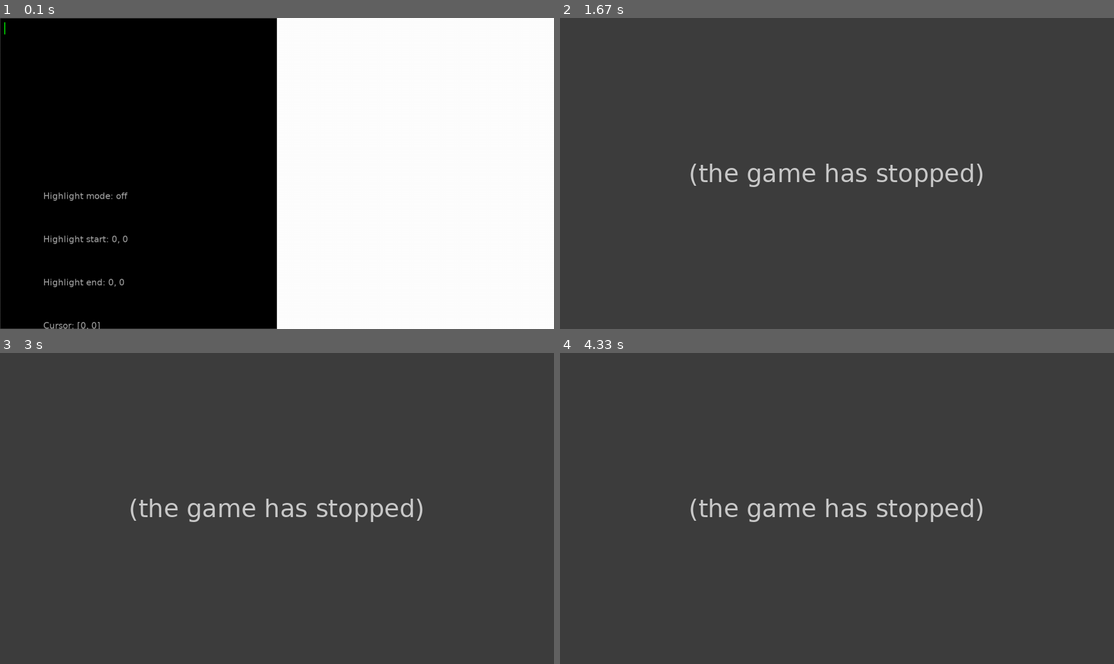
Above: before the commit, frames 1-4 (two rows, left to right).
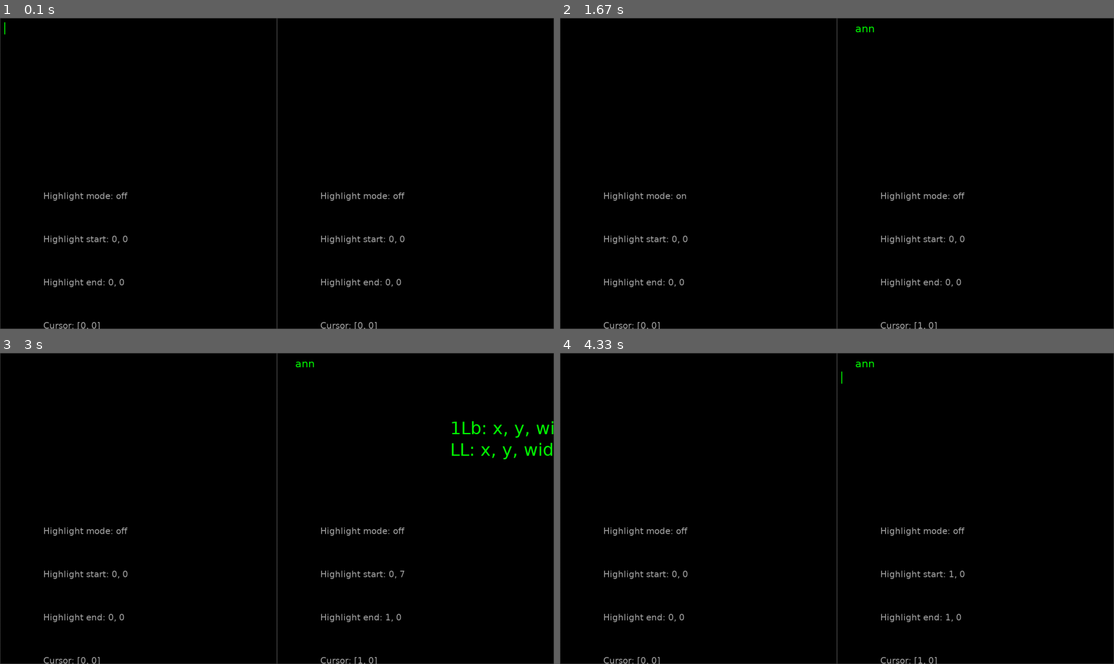
Above: after the commit, the same moments.

Repository: KentaF1202/Pygame_UI
Game: pygame game, started from main.py
Same seed, same stepped clock (60 frames per second), same inputs: the game is played once before the commit and once after it.
Inputs (mouse positions are in pixels of both pictures, inside the frame that each line leads up to):
- Up to frame 1 (0.1 s): no input
- Up to frame 2 (1.67 s): press the mouse at (975, 173) at 0.37 s; move the mouse to (931, 136) at 0.47 s; release the mouse at (886, 98) at 0.6 s; tap Tab at 0.67 s; type "ann" at 1 s; tap Enter at 1.33 s; press the mouse at (698, 173) at 1.58 s
- Up to frame 3 (3 s): move the mouse to (149, 483) at 1.68 s; release the mouse at (160, 458) at 1.82 s; press the mouse at (415, 508) at 1.92 s; move the mouse to (337, 564) at 2.02 s; release the mouse at (265, 620) at 2.15 s; tap Backspace at 2.22 s; press the mouse at (415, 508) at 2.58 s; move the mouse to (382, 471) at 2.68 s; release the mouse at (354, 433) at 2.82 s; tap Enter at 2.88 s
- Up to frame 4 (4.33 s): press the mouse at (975, 508) at 3.25 s; move the mouse to (881, 458) at 3.35 s; release the mouse at (787, 408) at 3.48 s; press the mouse at (698, 508) at 3.58 s; move the mouse to (692, 555) at 3.68 s; release the mouse at (692, 604) at 3.82 s; press the mouse at (975, 508) at 3.92 s; move the mouse to (925, 499) at 4.02 s; release the mouse at (881, 489) at 4.15 s; hold Right from 4.22 s (still down)

The runs differ from the first frame. In frame 1, 50% of the frame differs, in the area x 50-100%, y 0-100%; in frame 2, 99%; in frame 3, 99%; in frame 4, 99%, in the area x 0-100%, y 0-100%.
Error before the commit: AttributeError: 'NoneType' object has no attribute 'copy' (text_editor.py line 331); the game stopped at 1.58 s (later frames are placeholders)

Commit message:
finally all highlighting works woohoo

Diff:
--- a/main.py
+++ b/main.py
@@ -50,6 +50,10 @@
     text_editor_surface.set_active()
     text_editor_surface.set_border()
 
+    te2_rect = ((WIDTH - cfg.WINDOW_OFFSET_X) // 2, 0, (WIDTH - cfg.WINDOW_OFFSET_X) // 2, HEIGHT - cfg.WINDOW_OFFSET_Y)
+    te2_surface = text_editor.Surface(te2_rect)
+    te2_surface.set_border()
+
     # Game loop
     while running:
         # Event handler
@@ -65,7 +69,12 @@
                 if event.button == 1:
                     if collision(mouse_pos, text_editor_rect):
                         text_editor_surface.set_active()
+                        te2_surface.set_inactive()
+                    elif collision(mouse_pos, te2_rect):
+                        te2_surface.set_active()
+                        text_editor_surface.set_inactive()
                     else:
+                        te2_surface.set_inactive()
                         text_editor_surface.set_inactive()
                 elif event.button == 3:
                     print("Right click pressed")
@@ -80,10 +89,12 @@
 
         # Pass events to surfaces
         text_editor_surface.handle_event(events)
+        te2_surface.handle_event(events)
 
         # Drawing to screen
         screen.fill(cfg.WHITE)
         text_editor_surface.draw(screen)
+        te2_surface.draw(screen)
 
         # Update the display
         pygame.display.flip()
--- a/text_editor.py
+++ b/text_editor.py
@@ -48,6 +48,7 @@
         self.margin_x = cfg.text_margin_x
         self.margin_y = cfg.text_margin_y
         self.line_spacing = cfg.text_line_spacing
+        self.line_height = self.font.get_height() + self.line_spacing
 
         # Cursor
         self.cursor_visible = True
@@ -77,6 +78,7 @@
         self.font_size = font_size
         self.font = pygame.font.SysFont(self.font_type, self.font_size)
         self.font_color = font_color
+        self.line_height = self.font.get_height() + self.line_spacing
 
     def set_active(self):
         self.active = True
@@ -90,7 +92,7 @@
 
     def draw_text(self):
         for i, line in enumerate(self.text):
-            draw.text(self.surface, line, (self.margin_x, self.margin_y + (i * (self.font.get_height() + self.line_spacing))), self.font_size, self.font_color)
+            draw.text(self.surface, line, (self.margin_x, self.margin_y + (i * self.line_height)), self.font_size, self.font_color)
 
     def draw_cursor(self):
         # If the surface is inactive or cursor is not visible, do not draw it
@@ -108,71 +110,89 @@
             if (self.highlight_start[1] < self.highlight_end[1]):
                 cursor_x1, cursor_y1 = self.cursor_to_coords(self.highlight_start[0], self.highlight_start[1])
                 cursor_x2, _ = self.cursor_to_coords(self.highlight_end[0], self.highlight_end[1])
-                draw.text(self.surface, f"SL: x, y, width, height: {cursor_x1}, {cursor_y1}, {cursor_x2-cursor_x1}, {self.font.get_height()}", (400,0), 40, cfg.GREEN)
-                draw.rectangle(self.surface, (cursor_x1, cursor_y1), cursor_x2 - cursor_x1, self.font.get_height(), color=cfg.HIGHLIGHT_YELLOW)
+                draw.text(self.surface, f"SL: x, y, width, height: {cursor_x1}, {cursor_y1}, {cursor_x2-cursor_x1}, {self.line_height}", (400,0), 40, cfg.GREEN)
+                draw.rectangle(self.surface, (cursor_x1, cursor_y1), cursor_x2 - cursor_x1, self.line_height, color=cfg.HIGHLIGHT_YELLOW)
             # If end comes first
             else:
                 cursor_x1, cursor_y1 = self.cursor_to_coords(self.highlight_end[0], self.highlight_end[1])
                 cursor_x2, _ = self.cursor_to_coords(self.highlight_start[0], self.highlight_start[1])
-                draw.rectangle(self.surface, (cursor_x1, cursor_y1), cursor_x2 - cursor_x1, self.font.get_height(), color=cfg.HIGHLIGHT_YELLOW)
+                draw.rectangle(self.surface, (cursor_x1, cursor_y1), cursor_x2 - cursor_x1, self.line_height, color=cfg.HIGHLIGHT_YELLOW)
 
         # Not on same row, if start comes first
         elif (self.highlight_start[0] < self.highlight_end[0]):
             cursor_x1, cursor_y1 = self.cursor_to_coords(self.highlight_start[0], self.highlight_start[1])
             cursor_x2, _ = self.cursor_to_coords(self.highlight_start[0], len(self.text[self.highlight_start[0]]))
-            draw.text(self.surface, f"1Lb: x, y, width, height: {cursor_x1, cursor_y1, cursor_x2-cursor_x1, self.font.get_height()}", (400,150), 40, cfg.GREEN)
-            draw.rectangle(self.surface, (cursor_x1, cursor_y1), cursor_x2 - cursor_x1, self.font.get_height(), color=cfg.HIGHLIGHT_YELLOW)
+            draw.text(self.surface, f"1Lb: x, y, width, height: {cursor_x1, cursor_y1, cursor_x2-cursor_x1, self.line_height}", (400,150), 40, cfg.GREEN)
+            draw.rectangle(self.surface, (cursor_x1, cursor_y1), cursor_x2 - cursor_x1, self.line_height, color=cfg.HIGHLIGHT_YELLOW)
 
             for i in range(self.highlight_start[0]+1, self.highlight_end[0]):
                 cursor_x1, cursor_y1 = self.cursor_to_coords(i, 0)
                 cursor_x2, _ = self.cursor_to_coords(i, len(self.text[i]))
-                draw.text(self.surface, f"{i}SL: x, y, width, height: {cursor_x1, cursor_y1, cursor_x2-cursor_x1, self.font.get_height()}", (600,i*50), 40, cfg.GREEN)
-                draw.rectangle(self.surface, (cursor_x1, cursor_y1), cursor_x2 - cursor_x1, self.font.get_height(), color=cfg.HIGHLIGHT_YELLOW)
+                draw.text(self.surface, f"{i}SL: x, y, width, height: {cursor_x1, cursor_y1, cursor_x2-cursor_x1, self.line_height}", (600,i*50), 40, cfg.GREEN)
+                draw.rectangle(self.surface, (cursor_x1, cursor_y1), cursor_x2 - cursor_x1, self.line_height, color=cfg.HIGHLIGHT_YELLOW)
 
             cursor_x1, cursor_y1 = self.cursor_to_coords(self.highlight_end[0], 0)
             cursor_x2, _ = self.cursor_to_coords(self.highlight_end[0], self.highlight_end[1])
-            draw.text(self.surface, f"LL: x, y, width, height: {cursor_x1, cursor_y1, cursor_x2-cursor_x1, self.font.get_height()}", (400,200), 40, cfg.GREEN)
-            draw.rectangle(self.surface, (cursor_x1, cursor_y1), cursor_x2 - cursor_x1, self.font.get_height(), color=cfg.HIGHLIGHT_YELLOW)
+            draw.text(self.surface, f"LL: x, y, width, height: {cursor_x1, cursor_y1, cursor_x2-cursor_x1, self.line_height}", (400,200), 40, cfg.GREEN)
+            draw.rectangle(self.surface, (cursor_x1, cursor_y1), cursor_x2 - cursor_x1, self.line_height, color=cfg.HIGHLIGHT_YELLOW)
 
         elif (self.highlight_end[0] < self.highlight_start[0]):
             cursor_x1, cursor_y1 = self.cursor_to_coords(self.highlight_end[0], self.highlight_end[1])
             cursor_x2, _ = self.cursor_to_coords(self.highlight_end[0], len(self.text[self.highlight_end[0]]))
-            draw.text(self.surface, f"1Lb: x, y, width, height: {cursor_x1, cursor_y1, cursor_x2-cursor_x1, self.font.get_height()}", (400,150), 40, cfg.GREEN)
-            draw.rectangle(self.surface, (cursor_x1, cursor_y1), cursor_x2 - cursor_x1, self.font.get_height(), color=cfg.HIGHLIGHT_YELLOW)
+            draw.text(self.surface, f"1Lb: x, y, width, height: {cursor_x1, cursor_y1, cursor_x2-cursor_x1, self.line_height}", (400,150), 40, cfg.GREEN)
+            draw.rectangle(self.surface, (cursor_x1, cursor_y1), cursor_x2 - cursor_x1, self.line_height, color=cfg.HIGHLIGHT_YELLOW)
 
             for i in range(self.highlight_end[0]+1, self.highlight_start[0]):
                 cursor_x1, cursor_y1 = self.cursor_to_coords(i, 0)
                 cursor_x2, _ = self.cursor_to_coords(i, len(self.text[i]))
-                draw.text(self.surface, f"{i}SL: x, y, width, height: {cursor_x1, cursor_y1, cursor_x2-cursor_x1, self.font.get_height()}", (600,i*50), 40, cfg.GREEN)
-                draw.rectangle(self.surface, (cursor_x1, cursor_y1), cursor_x2 - cursor_x1, self.font.get_height(), color=cfg.HIGHLIGHT_YELLOW)
+                draw.text(self.surface, f"{i}SL: x, y, width, height: {cursor_x1, cursor_y1, cursor_x2-cursor_x1, self.line_height}", (600,i*50), 40, cfg.GREEN)
+                draw.rectangle(self.surface, (cursor_x1, cursor_y1), cursor_x2 - cursor_x1, self.line_height, color=cfg.HIGHLIGHT_YELLOW)
 
             cursor_x1, cursor_y1 = self.cursor_to_coords(self.highlight_start[0], 0)
             cursor_x2, _ = self.cursor_to_coords(self.highlight_start[0], self.highlight_start[1])
-            draw.text(self.surface, f"LL: x, y, width, height: {cursor_x1, cursor_y1, cursor_x2-cursor_x1, self.font.get_height()}", (400,200), 40, cfg.GREEN)
-            draw.rectangle(self.surface, (cursor_x1, cursor_y1), cursor_x2 - cursor_x1, self.font.get_height(), color=cfg.HIGHLIGHT_YELLOW)
+            draw.text(self.surface, f"LL: x, y, width, height: {cursor_x1, cursor_y1, cursor_x2-cursor_x1, self.line_height}", (400,200), 40, cfg.GREEN)
+            draw.rectangle(self.surface, (cursor_x1, cursor_y1), cursor_x2 - cursor_x1, self.line_height, color=cfg.HIGHLIGHT_YELLOW)
 
     def draw(self, screen):
-        self.surface.fill(self.background_color)
-        self.draw_border()
-        self.draw_highlight()
-        self.draw_text()
-        self.draw_cursor()  # Does not draw if inactive
-
-        # Debugging highlight
-        draw.text(self.surface, f"Highlight mode: {"on" if self.highlight_mode else "off"}", (100, 400))
-        draw.text(self.surface, f"Highlight start: {self.highlight_start[0]}, {self.highlight_start[1]}", (100, 500))
-        draw.text(self.surface, f"Highlight end: {self.highlight_end[0]}, {self.highlight_end[1]}", (100, 600))
-        draw.text(self.surface, f"Cursor: {self.cursor}", (100, 700))
-
-        screen.blit(self.surface, (self.x, self.y))
+        try:
+            self.surface.fill(self.background_color)
+            self.draw_border()
+            self.draw_highlight()
+            self.draw_text()
+            self.draw_cursor()  # Does not draw if inactive
+
+            # Debugging highlight
+            draw.text(self.surface, f"Highlight mode: {"on" if self.highlight_mode else "off"}", (100, 400))
+            draw.text(self.surface, f"Highlight start: {self.highlight_start[0]}, {self.highlight_start[1]}", (100, 500))
+            draw.text(self.surface, f"Highlight end: {self.highlight_end[0]}, {self.highlight_end[1]}", (100, 600))
+            draw.text(self.surface, f"Cursor: {self.cursor}", (100, 700))
+
+            screen.blit(self.surface, (self.x, self.y))
+        except Exception as e:
+            print(f"An error occurred: {e} 😟")
+            print(self.text)
 
     def cursor_to_coords(self, row, col):
         cursor_x = self.margin_x + self.font.size(self.text[row][:col])[0]
-        cursor_y = self.margin_y + (row * (self.font.get_height() + self.line_spacing))
+        cursor_y = self.margin_y + (row * self.line_height)
         return cursor_x, cursor_y
 
     def mouse_to_cursor(self, mouse_pos):
-        pass
+        mousex, mousey = mouse_pos[0], mouse_pos[1]
+        cursorx, cursory = 0, 0
+
+        for row, y in enumerate(range(self.margin_y, self.margin_y + (len(self.text) * self.line_height), self.line_height)):
+            if mousey >  y:
+                cursory = row
+                cursorx = 0
+                for col in range(0, len(self.text[row])+1, 1):
+                    x = self.font.size(self.text[row][:col])[0]
+                    if mousex > self.margin_x + x:
+                        cursorx = col
+
+        print(f"x and y: {cursorx, cursory}")
+        return [cursory, cursorx]
+
 
     def delete_highlight(self):
         # Swapping positions to make start always have earlier position within text
@@ -273,12 +293,19 @@
                 del self.text[self.cursor[0]]
                 self.cursor[0] -= 1
 
+    def press_tab(self):
+        if self.highlight_start != self.highlight_end:
+            self.delete_highlight()
+
+        self.text[self.cursor[0]] = self.text[self.cursor[0]][:self.cursor[1]] + "    " + self.text[self.cursor[0]][self.cursor[1]:]
+        self.cursor = [self.cursor[0], self.cursor[1] + 4]
+
     def press_character(self, event):
         if self.highlight_start != self.highlight_end:
             self.delete_highlight()
 
+        self.text[self.cursor[0]] = self.text[self.cursor[0]][:self.cursor[1]] + event.unicode + self.text[self.cursor[0]][self.cursor[1]:]
         self.cursor = [self.cursor[0], self.cursor[1] + 1]
-        self.text[self.cursor[0]] = self.text[self.cursor[0]][:self.cursor[1]] + event.unicode + self.text[self.cursor[0]][self.cursor[1]:]
 
     def paste(self):
         if self.highlight_start != self.highlight_end:
@@ -326,6 +353,8 @@
         for event in events:
             if event.type == pygame.MOUSEBUTTONDOWN:
                 mouse_pos = pygame.mouse.get_pos()
+                mousex, mousey = mouse_pos[0] - self.x, mouse_pos[1] - self.y
+                mouse_pos = [mousex, mousey]
                 self.cursor = self.mouse_to_cursor(mouse_pos)
                 self.highlight_mode = True
                 self.highlight_start = self.cursor.copy()
@@ -337,6 +366,8 @@
             elif event.type == pygame.MOUSEMOTION:
                 if self.highlight_mode:
                     mouse_pos = pygame.mouse.get_pos()
+                    mousex, mousey = mouse_pos[0] - self.x, mouse_pos[1] - self.y
+                    mouse_pos = [mousex, mousey]
                     self.cursor = self.mouse_to_cursor(mouse_pos)
                     self.highlight_end = self.cursor
 
@@ -358,6 +389,8 @@
                     self.press_backspace()
                 elif event.key == pygame.K_RETURN:
                     self.press_enter()
+                elif event.key == pygame.K_TAB:
+                    self.press_tab()
                 elif event.key == pygame.K_UP:
                     self.press_up()
                 elif event.key == pygame.K_DOWN:
Not shown, changed: TODO_LIST.md
